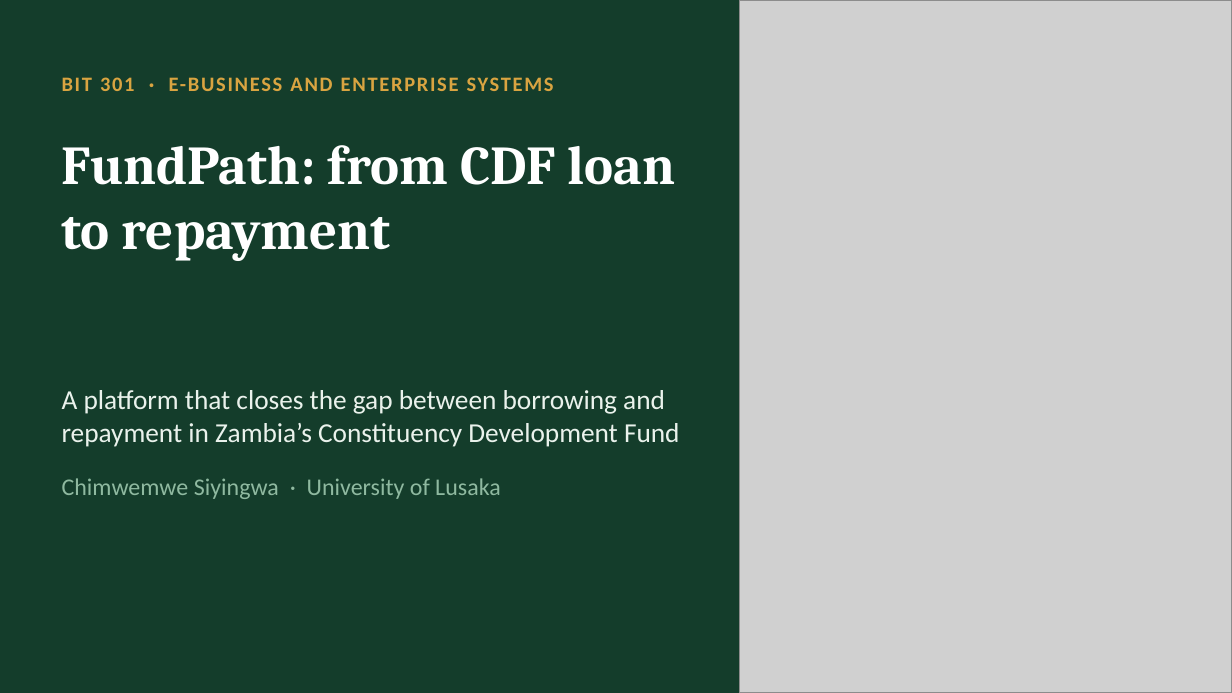
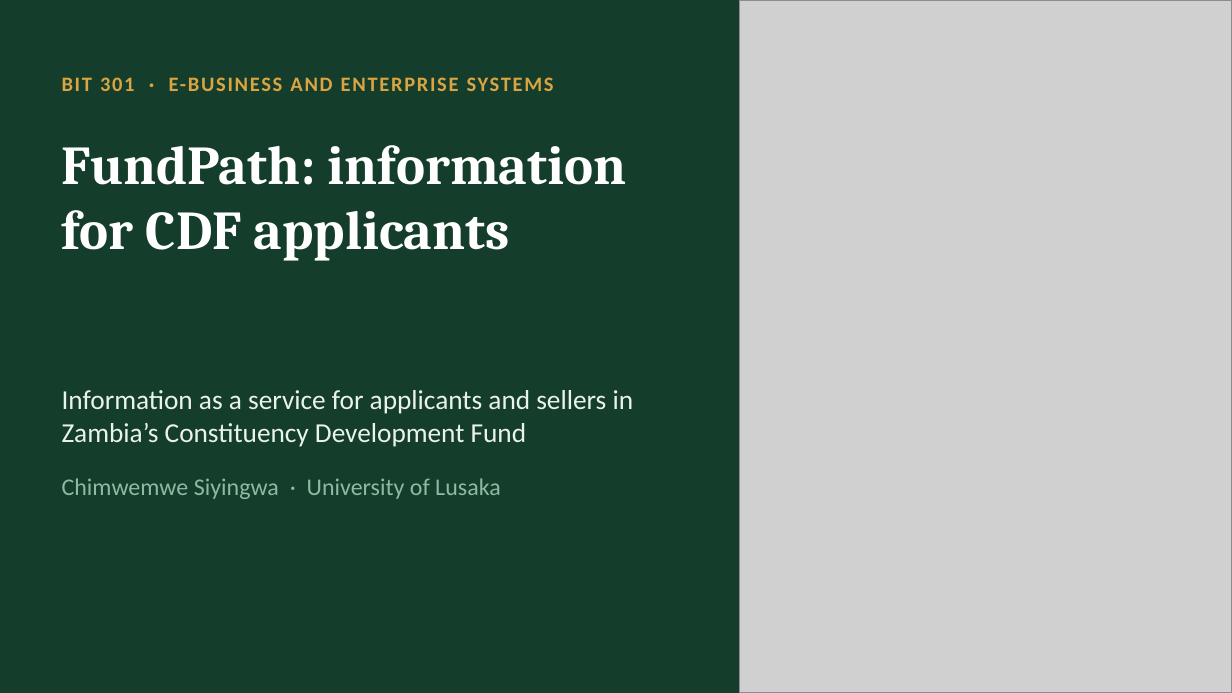
Before and after one commit to mwemmz/cdf-project, a slide deck: slide 1 of docs/presentation/FundPath_CDF_Academic_Deck.pptx. Drawn at 1232x693 pixels with LibreOffice and Linux fonts; fonts in the diff are those of the drawing; grey boxes stand for pictures. Boxes give left, top, right and bottom in pixels: in the first picture for what was removed or moved away, otherwise in the second. Text is boxed around its words. In the diff, an @@ line names an element or a change of style, - is before the commit and + after.

```diff
--- a/docs/presentation/FundPath_CDF_Academic_Deck.pptx
+++ b/docs/presentation/FundPath_CDF_Academic_Deck.pptx
@@ title at <box>62,145,627,261</box>: text changed @@
-FundPath: from CDF loan to repayment
+FundPath: information for CDF applicants
@@ text at <box>62,390,634,447</box>: text changed @@
-A platform that closes the gap between borrowing and repayment in Zambia’s Constituency Development Fund
+Information as a service for applicants and sellers in Zambia’s Constituency Development Fund
```
Also in this commit, not shown: 8 other slides changed, 4 other files.
